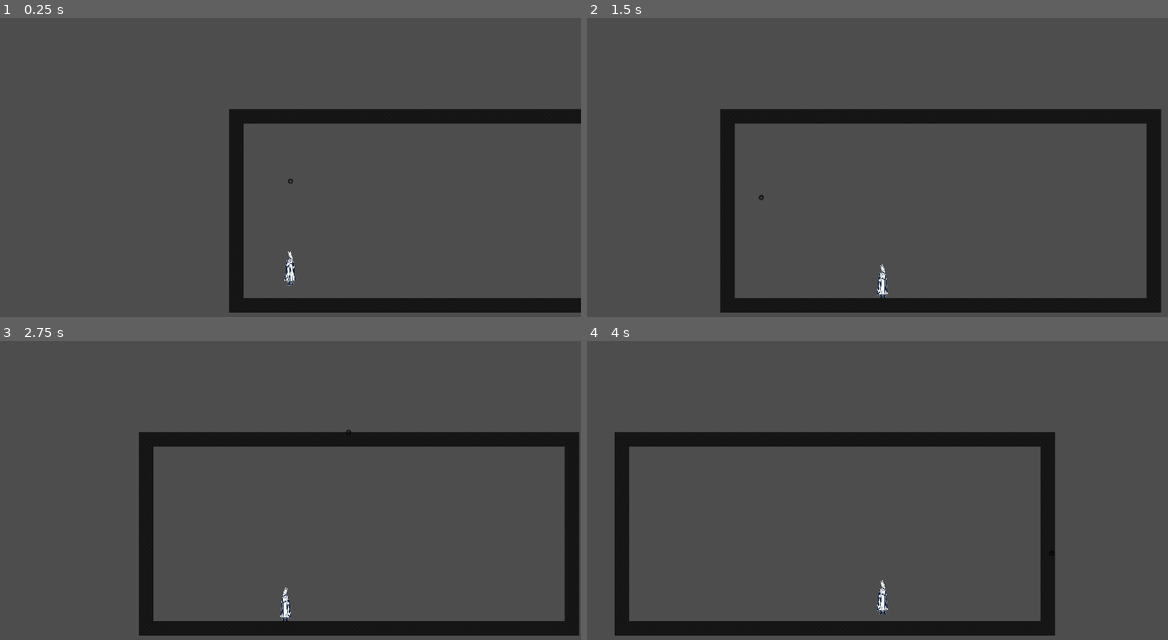
Above: before the commit, frames 1-4 (two rows, left to right).
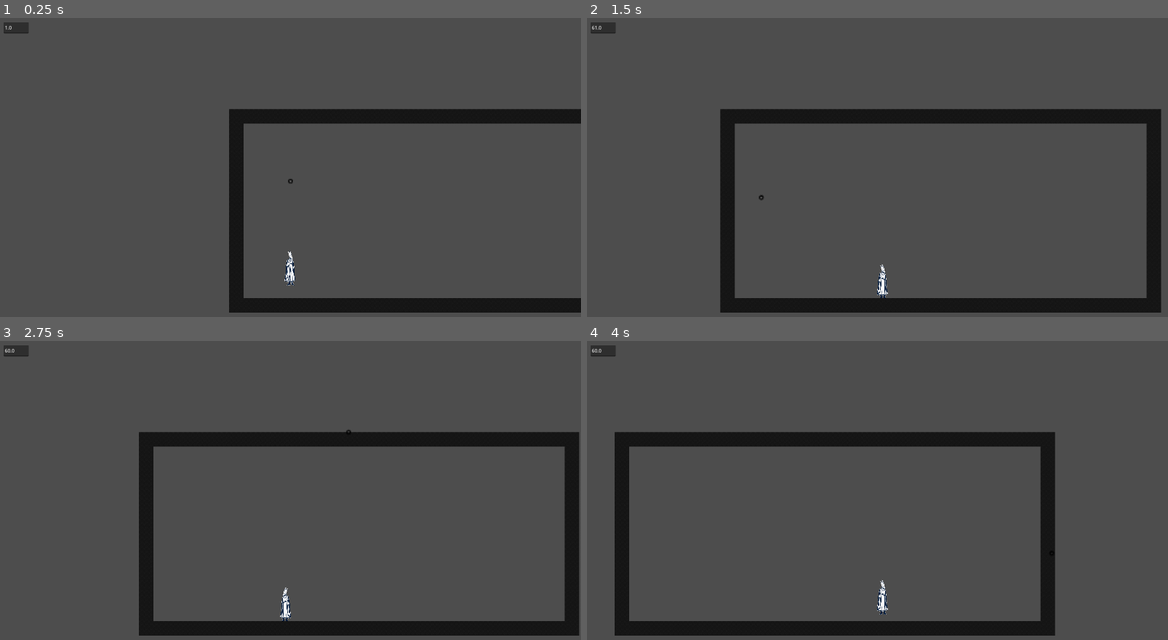
Above: after the commit, the same moments.

Repository: lotseven/wacoWorld
Game: Godot game, scene res://testingScenes/gunTest.tscn
Same seed, same stepped clock (60 frames per second), same inputs: the game is played once before the commit and once after it. The project has no main scene, so this scene is started directly.
Inputs (mouse positions are in pixels of both pictures, inside the frame that each line leads up to):
- Up to frame 1 (0.25 s): no input
- Up to frame 2 (1.5 s): tap Enter at 0.5 s; move the mouse to (1005, 164) at 0.52 s; hold D (right) from 0.53 s (still down); click (1005, 164) at 0.67 s; tap W (jump) at 0.77 s; move the mouse to (761, 197) at 1.27 s
- Up to frame 3 (2.75 s): tap W (jump) at 1.52 s; move the mouse to (348, 433) at 2.02 s; release D (right) at 2.03 s; hold A (left) from 2.03 s (still down)
- Up to frame 4 (4 s): move the mouse to (848, 568) at 2.77 s; release A (left) at 2.78 s; hold D (right) from 2.78 s (still down); click (848, 568) at 2.92 s; tap W (jump) at 3.02, 3.77 s; move the mouse to (1051, 553) at 3.52 s

The runs differ from the first frame. In frame 1, 0.2% of the frame differs, in the area x 0-5%, y 1-6%; in frame 2, 0.1%; in frame 3, 0.1%; in frame 4, 0.1%.

Commit message:
the projectiles now appear

Diff:
--- a/global/ui.gd
+++ b/global/ui.gd
@@ -10,10 +10,12 @@
 	aimArrow = get_node("aimArrow")
 	SignalBus.connect("updateAimArrowVisibility", Callable(self, "setAimArrowVisibility"))
 
+
 func setAimArrowVisibility(x):
 	aimArrow.visible = x
 
 func _process(delta: float) -> void:
+	$fpsCounter.text = str(Engine.get_frames_per_second()) # display fps to track performance of stuff
 	if Pointer and player:
 		pointerCoords = Pointer.position
 		pointerVec = (pointerCoords - player.position).normalized()
--- a/global/ui.tscn
+++ b/global/ui.tscn
@@ -13,3 +13,9 @@
 offset = Vector2(0, -148)
 
 [node name="pointer" parent="." instance=ExtResource("1_x6gta")]
+
+[node name="fpsCounter" type="TextEdit" parent="."]
+offset_left = 12.0
+offset_top = 14.0
+offset_right = 95.0
+offset_bottom = 51.0
--- a/player/magGun.tscn
+++ /dev/null
@@ -1,6 +0,0 @@
-[gd_scene load_steps=2 format=3 uid="uid://es7al1vowl84"]
-
-[ext_resource type="Script" uid="uid://bspmfyn6emhqe" path="res://player/magGun.gd" id="1_vmw3l"]
-
-[node name="MagGun" type="Node2D"]
-script = ExtResource("1_vmw3l")
--- a/player/magGun.gd
+++ b/player/magnetMechanics/magGun.gd
@@ -4,13 +4,21 @@
 var aimMode = false
 var rightHoldTime := 0.0
 const AIM_HOLD_THRESHOLD := 0.3 # seconds
-var pointerCoords
+
+var pointerCoords # coordinates of cursor, vector pointing to cursor from player, angle of that vector
 var pointerVec
 var pointerAngle
 
+var projContainer # container for the existing fired projectiles (probably only contains 1 at any time)
+@export var projectile: PackedScene
 
+var player
 
 func _ready() -> void:
+	player = get_tree().get_first_node_in_group("player")
+	projContainer = $projContainer
+	#projectile = "res://player/magnetMechanics/magnetProjectile.tscn"
+
 	Pointer.clickLeft.connect(clickRcvL)
 	Pointer.clickRight.connect(clickRcvR)
 	SignalBus.emit_signal("updateAimArrowVisibility", false)
@@ -33,18 +41,21 @@
 	else: # if player releases aim button, magnet should fire off
 		rightHoldTime = 0.0
 		if aimMode:
-			handleAimRelease()
+			handleFiring()
 		aimMode = false
 		SignalBus.emit_signal("updateAimArrowVisibility", false)
 
-func handleAimRelease():
+func handleFiring():
+	print("Aim mode deactivated: fire with vector: ", pointerVec, " (printed from magGun.gd)")
 	# the vector x componant is expected behavior
 	# vectory y componant has positive y = down direction, since all graphics programs
 	# are kind of retarded in that way but thats ok i guess
 
-	# this all happens in ui now btw. which makes sense since its a ui, i suppose
-	print("Aim mode deactivated: fire with vector: ", pointerVec, " (printed from magGun.gd)")
-
+	var newProjectile = projectile.instantiate()
+	newProjectile.position = player.position
+	newProjectile.myVec = pointerVec
+	newProjectile.myAngle = pointerAngle - 90
+	projContainer.add_child(newProjectile)
 
 func clickRcvL(coords): #does nothing rn
 	#print("left clicked @: ", coords, " (printed from magGun.gd)")
--- /dev/null
+++ b/player/magnetMechanics/magGun.tscn
@@ -0,0 +1,10 @@
+[gd_scene load_steps=3 format=3 uid="uid://es7al1vowl84"]
+
+[ext_resource type="Script" uid="uid://bspmfyn6emhqe" path="res://player/magnetMechanics/magGun.gd" id="1_vmw3l"]
+[ext_resource type="PackedScene" uid="uid://sfmt2bo8ld41" path="res://player/magnetMechanics/magnetProjectile.tscn" id="2_3l2m4"]
+
+[node name="MagGun" type="Node2D"]
+script = ExtResource("1_vmw3l")
+projectile = ExtResource("2_3l2m4")
+
+[node name="projContainer" type="Node" parent="."]
--- /dev/null
+++ b/player/magnetMechanics/magnetProjectile.gd
@@ -0,0 +1,7 @@
+extends Node2D
+var myVec # the vector in which this projectile shall fly
+@export var speed = 40 # the speed with which this projtile shall fly
+var myAngle # the angle at which this projectile shall appear
+
+func _ready() -> void:
+	rotation_degrees = myAngle
--- /dev/null
+++ b/player/magnetMechanics/magnetProjectile.tscn
@@ -0,0 +1,11 @@
+[gd_scene load_steps=3 format=3 uid="uid://sfmt2bo8ld41"]
+
+[ext_resource type="Texture2D" uid="uid://cvrbjl5p0w1yt" path="res://placeholderVisuals/projectile.png" id="1_m2b0m"]
+[ext_resource type="Script" uid="uid://c5hkud138f8ua" path="res://player/magnetMechanics/magnetProjectile.gd" id="1_n467q"]
+
+[node name="magnetProjectile" type="Node2D"]
+script = ExtResource("1_n467q")
+
+[node name="looks" type="Sprite2D" parent="."]
+scale = Vector2(0.25, 0.25)
+texture = ExtResource("1_m2b0m")
--- a/player/player.tscn
+++ b/player/player.tscn
@@ -2,7 +2,7 @@
 
 [ext_resource type="Texture2D" uid="uid://cq8cqa6oa61b" path="res://placeholderVisuals/player.png" id="1_oul6g"]
 [ext_resource type="Script" uid="uid://bfw4sla6ivf1f" path="res://player/player.gd" id="1_rkbax"]
-[ext_resource type="PackedScene" uid="uid://es7al1vowl84" path="res://player/magGun.tscn" id="2_g1dw6"]
+[ext_resource type="PackedScene" uid="uid://es7al1vowl84" path="res://player/magnetMechanics/magGun.tscn" id="2_g1dw6"]
 
 [sub_resource type="SpriteFrames" id="SpriteFrames_rkbax"]
 animations = [{
Binary file added: placeholderVisuals/projectile.png
Not shown, added: placeholderVisuals/projectile.png.import
Renamed: player/magGun.gd.uid -> player/magnetMechanics/magGun.gd.uid
Not shown, added: player/magnetMechanics/magnetProjectile.gd.uid
